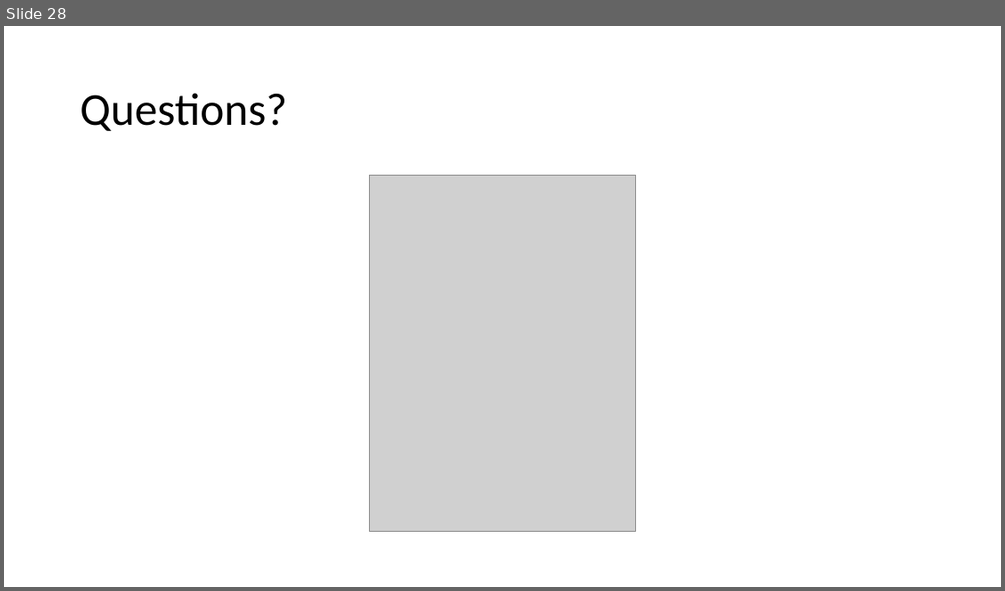
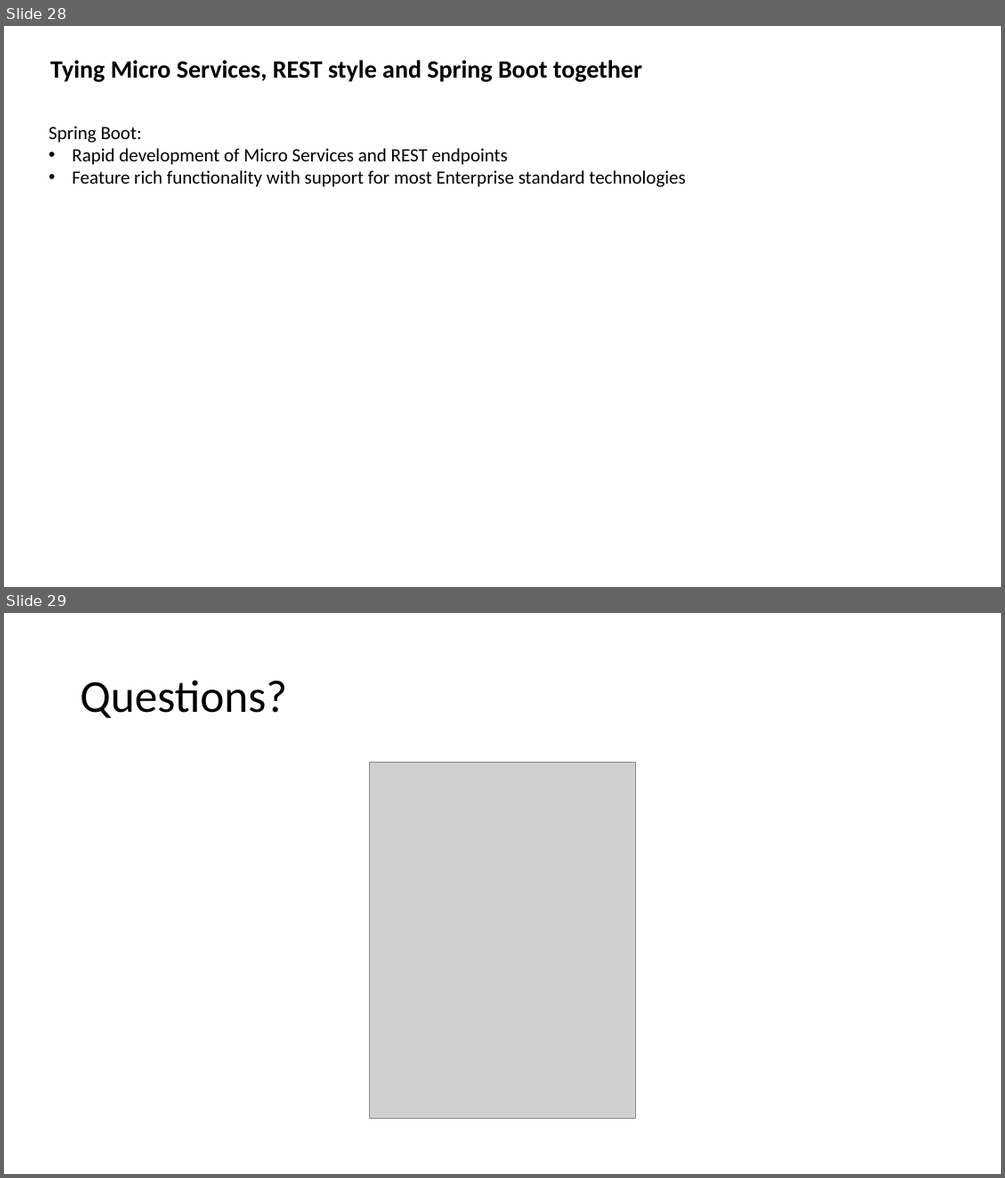
Before and after one commit to batchu/spring-boot-ujug, a slide deck: Spring Boot.pptx. Shown one above the other, each under a label of ours: slide 28 before the commit, slides 28 and 29 after it. The pictures are 1005x591 and 1005x1178 pixels, drawn with LibreOffice and Linux fonts; fonts in the diff are those of the drawing; grey boxes stand for pictures. Boxes give left, top, right and bottom in pixels: in the first picture for what was removed or moved away, otherwise in the second. Text is boxed around its words. In the diff, an @@ line names an element or a change of style, - is before the commit and + after.

```diff
--- a/Spring Boot.pptx
+++ b/Spring Boot.pptx
@@ slide 28 added at (4,26,1001,587), background #FFFFFF @@
@@ title added at (50,60,642,82), 24 pt, text #000000, bold @@
+Tying Micro Services, REST style and Spring Boot together
@@ text added at (48,126,685,187), 18 pt, text #000000 @@
+Spring Boot:
+• Rapid development of Micro Services and REST endpoints
+• Feature rich functionality with support for most Enterprise standard technologies
@@ what was slide 28 is now slide 29 @@
```
Also in this commit, not shown: 8 slides changed.
